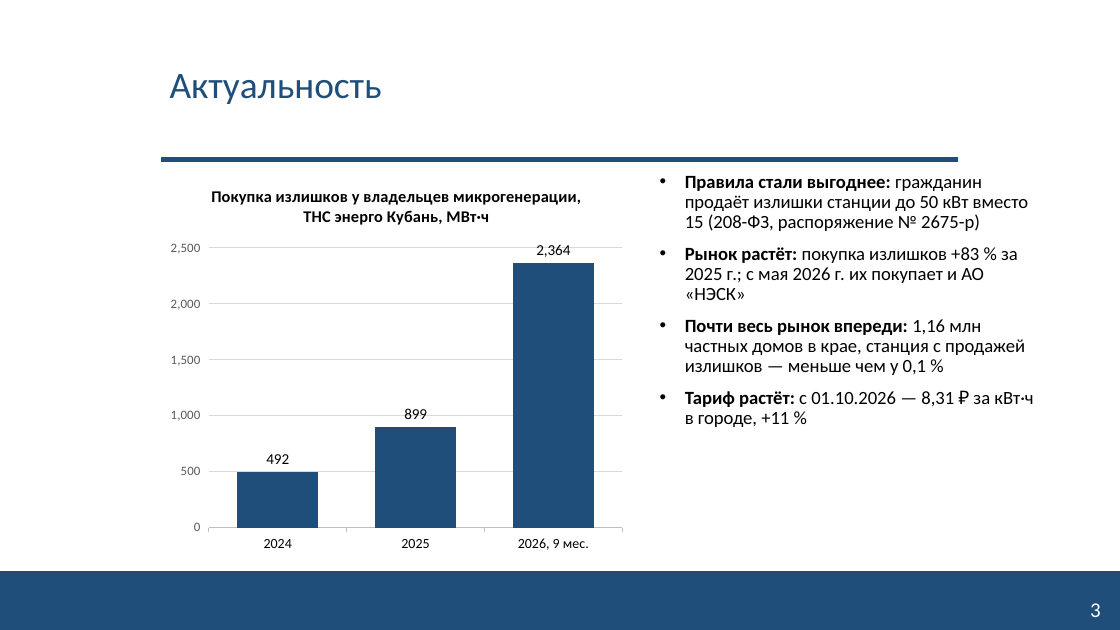
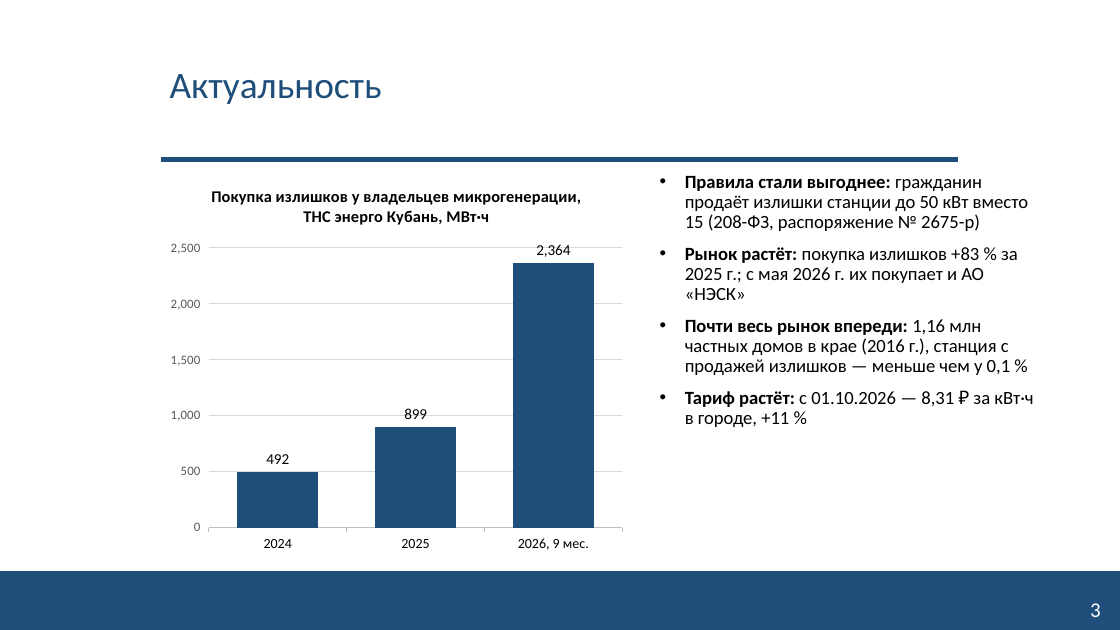
Before and after one commit to NeK0ban/SunCount, a slide deck: slide 3 of reports/SunCount_interim_talk.pptx. Drawn at 1120x630 pixels with LibreOffice and Linux fonts; fonts in the diff are those of the drawing; background and template pictures are left out. Boxes give left, top, right and bottom in pixels: in the first picture for what was removed or moved away, otherwise in the second. Text is boxed around its words. In the diff, an @@ line names an element or a change of style, - is before the commit and + after.

```diff
--- a/reports/SunCount_interim_talk.pptx
+++ b/reports/SunCount_interim_talk.pptx
@@ text at bbox=[685, 319, 1011, 375]: text changed @@
-• Почти весь рынок впереди: 1,16 млн частных домов в крае, станция с продажей излишков — меньше чем у 0,1 %
+• Почти весь рынок впереди: 1,16 млн частных домов в крае (2016 г.), станция с продажей излишков — меньше чем у 0,1 %
```
Also in this commit, not shown: 5 other slides changed, 1 slide added, 2 slides removed, 9 other files.
